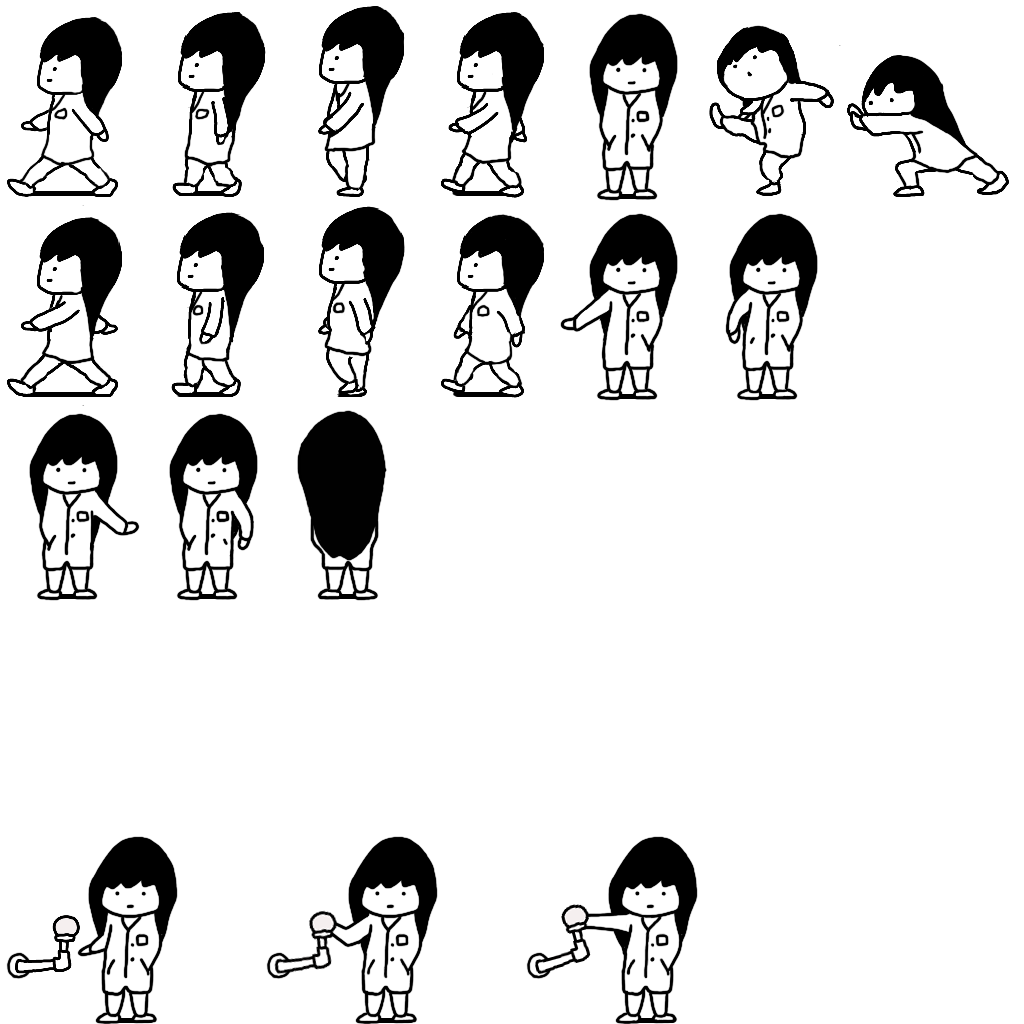
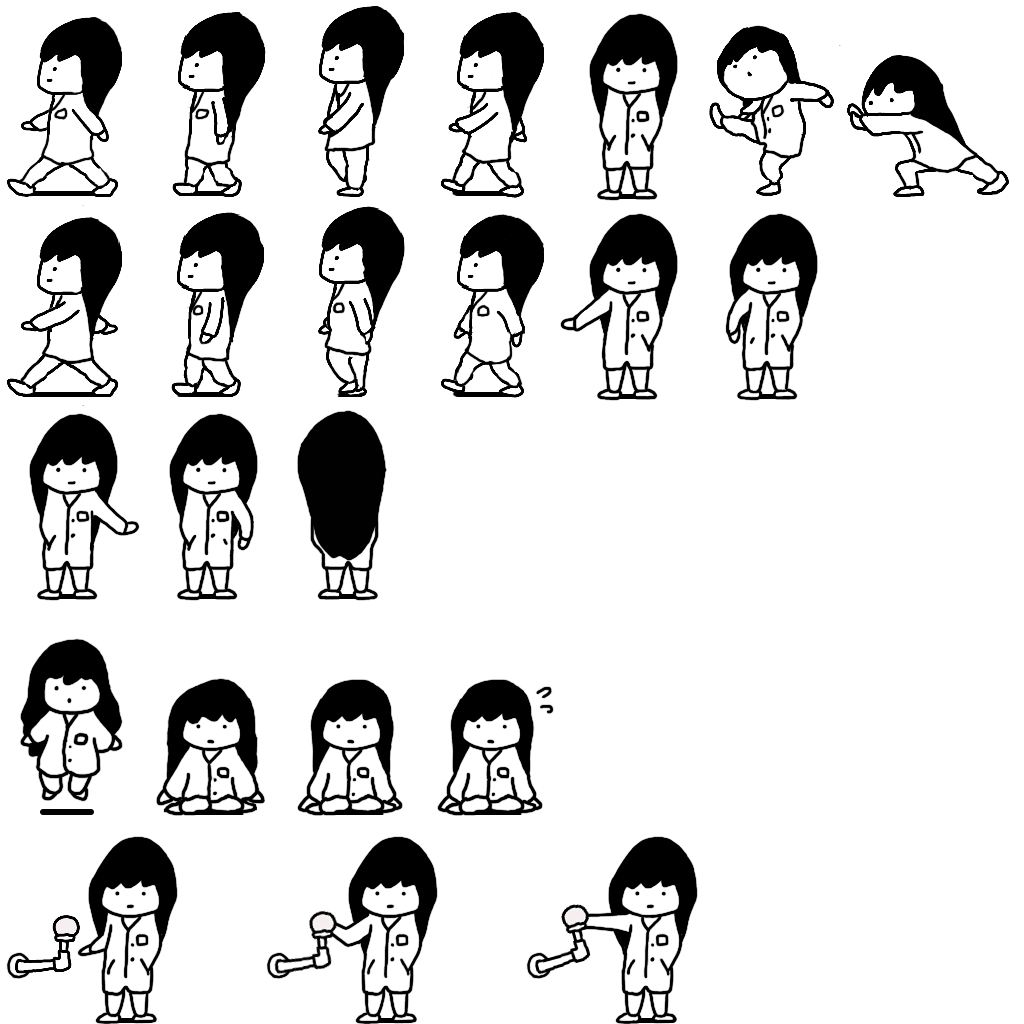
Comparing the layer stacks of the two 1024 x 1024 images. Changes:
added group "座りこむ" with 18 layers above "立ち絵過去 のコピー" over [20, 638, 554, 816]
added group "4" (1st of 3, in "座りこむ") with 2 layers in group "座りこむ" over [437, 679, 554, 816]
added layer "4" (2nd of 3, in "座りこむ" › "4") in group "4" over [437, 679, 554, 816]
added layer "3" (1st of 5, in "座りこむ" › "4") in group "4" over [437, 679, 552, 816]
added layer "kage のコピー 3" in group "座りこむ" over [468, 810, 523, 815]
added group "3" (2nd of 5, in "座りこむ") with 2 layers in group "座りこむ" over [297, 679, 403, 816]
added layer "3" (3rd of 5, in "座りこむ" › "3") in group "3" over [297, 679, 403, 816]
added layer "3" (4th of 5, in "座りこむ" › "3") in group "3" over [297, 679, 403, 816]
added layer "kage のコピー 2" in group "座りこむ" over [330, 810, 385, 815]
added group "2" (1st of 8, in "座りこむ") with 2 layers in group "座りこむ" over [156, 678, 265, 816]
added layer "2" (2nd of 8, in "座りこむ" › "2") in group "2" over [156, 678, 265, 816]
added layer "2" (3rd of 8, in "座りこむ" › "2") in group "2" over [156, 678, 265, 816]
added layer "kage のコピー" in group "座りこむ" over [190, 810, 245, 815]
added group "1" (1st of 8, in "座りこむ") with 2 layers in group "座りこむ" over [20, 638, 123, 802]
added layer "1" (2nd of 8, in "座りこむ" › "1") in group "1" over [20, 638, 123, 802]
added layer "1" (3rd of 8, in "座りこむ" › "1") in group "1" over [20, 638, 123, 802]
added layer "シェイプ 1" in group "座りこむ" over [40, 809, 94, 815]
